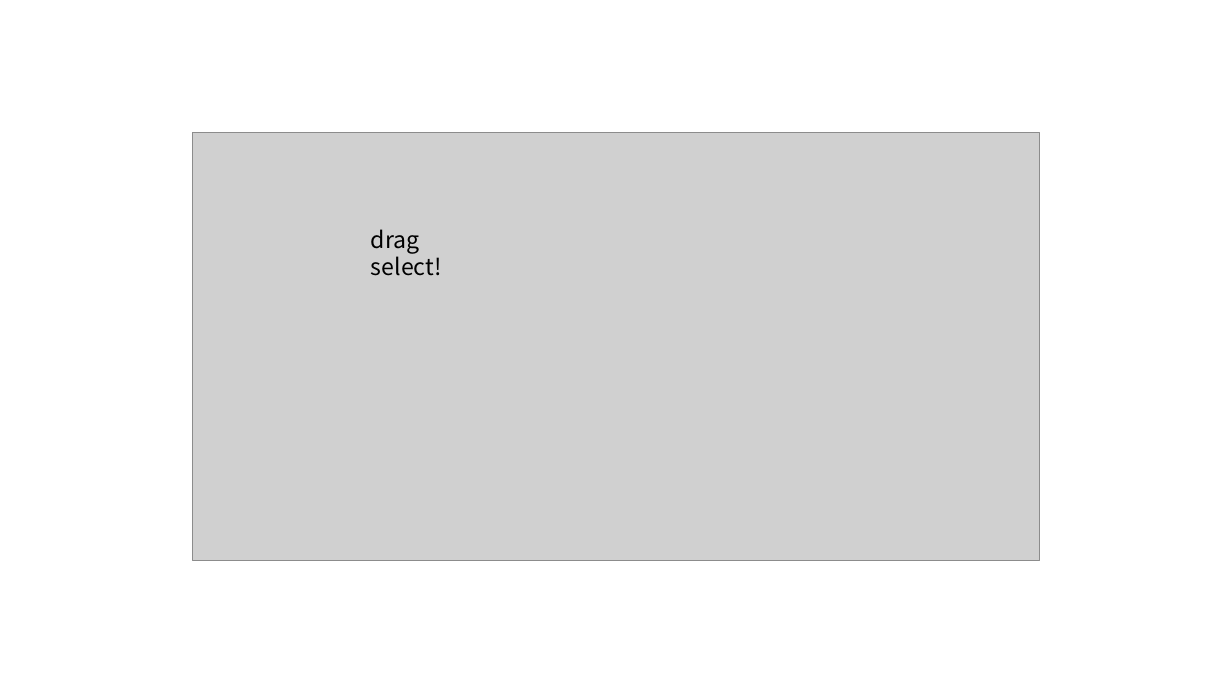
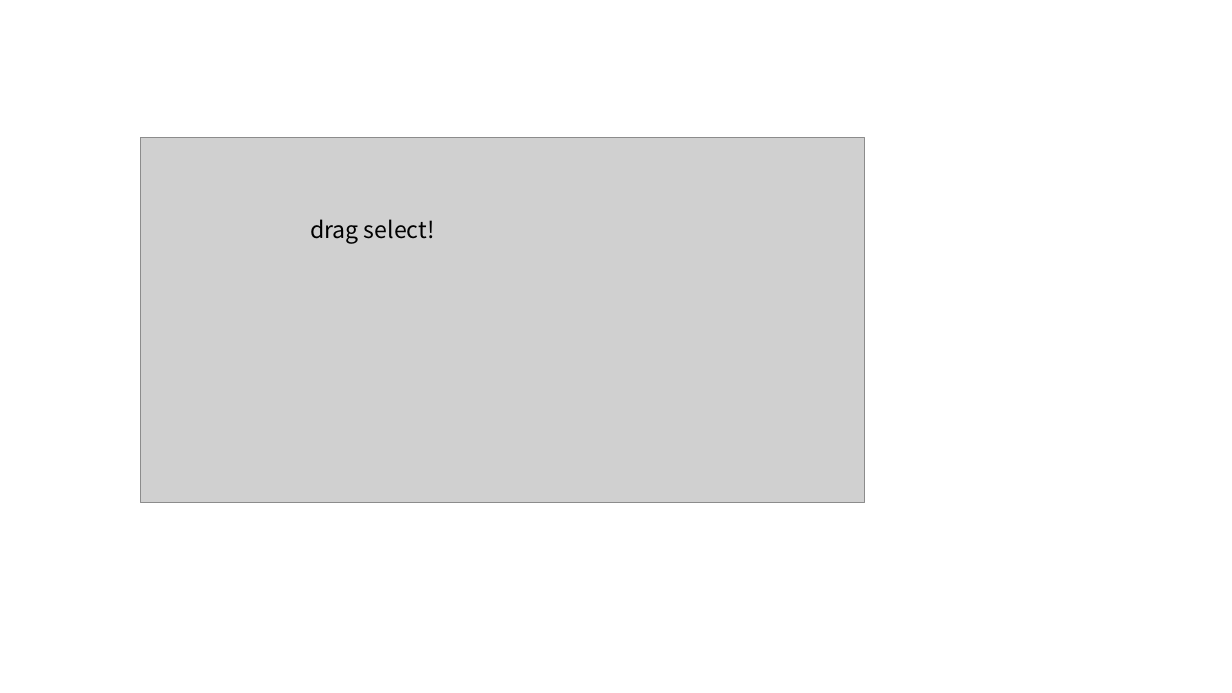
Before and after one commit to JonghyunBae/r-interactive-graphics-via-html, a slide deck: slide 10 of papers/useR_2014/poster picture.pptx. Drawn at 1232x693 pixels with LibreOffice and Linux fonts; fonts in the diff are those of the drawing; grey boxes stand for pictures. Boxes give left, top, right and bottom in pixels: in the first picture for what was removed or moved away, otherwise in the second. Text is boxed around its words. In the diff, an @@ line names an element or a change of style, - is before the commit and + after.

```diff
--- a/papers/useR_2014/poster picture.pptx
+++ b/papers/useR_2014/poster picture.pptx
@@ picture: place and size @@
-picture at [192, 132, 1040, 561]
+picture at [140, 137, 864, 503]
@@ text "drag select!" rewrapped from [371, 229, 442, 276] to [310, 219, 435, 244] @@
```
Also in this commit, not shown: 3 slides added, 1 slide removed, 1 other file.
